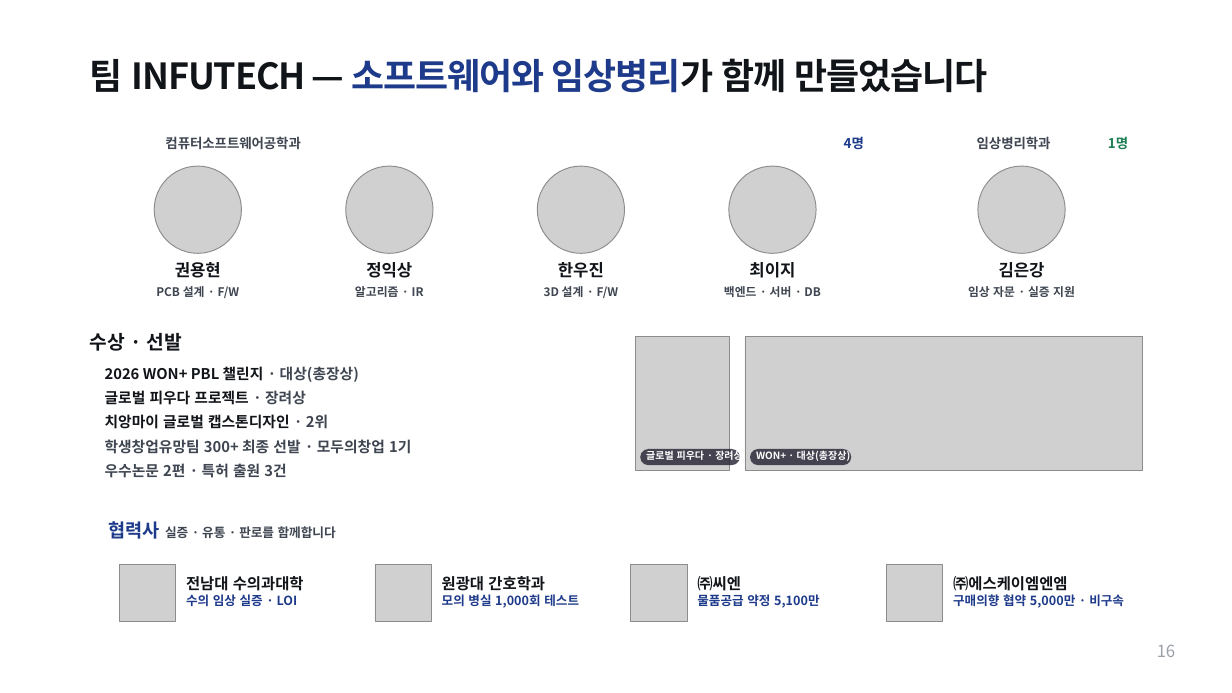
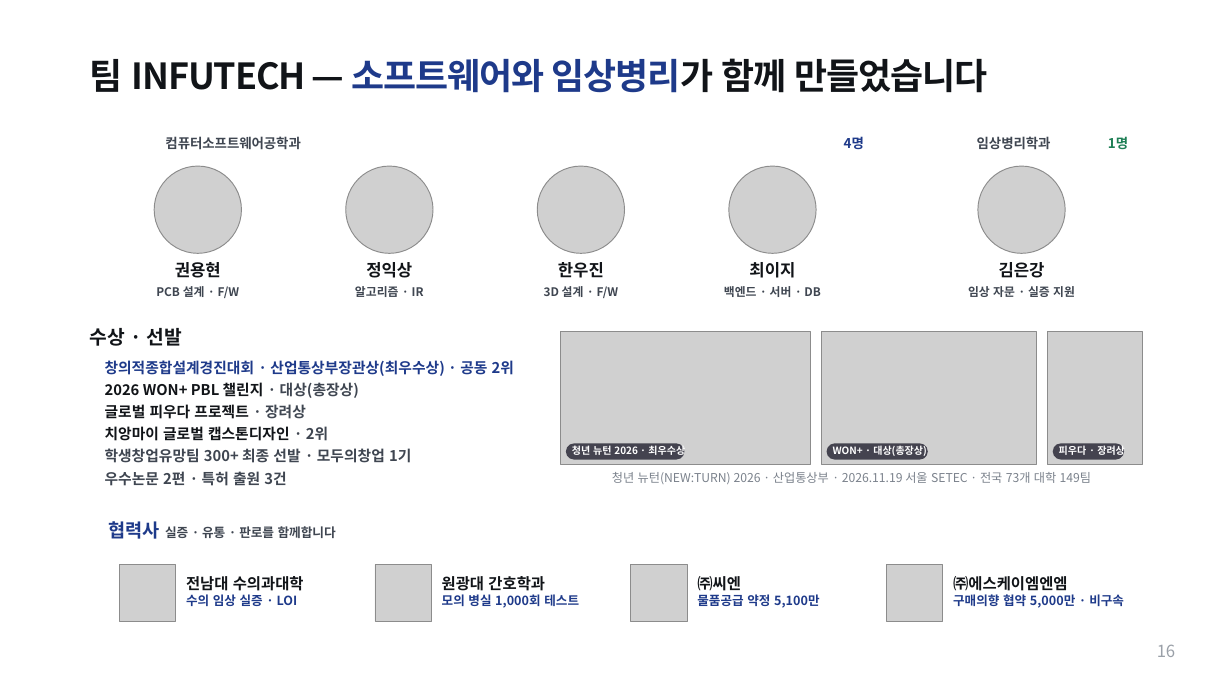
Before and after one commit to yhkwon2004/pet_test, a slide deck: slide 16 of capstone/export/INFUTECH_2026캡스톤디자인_편집형.pptx. Drawn at 1232x693 pixels with LibreOffice and Linux fonts; fonts in the diff are those of the drawing; grey boxes stand for pictures; background and template pictures are left out. Boxes give left, top, right and bottom in pixels: in the first picture for what was removed or moved away, otherwise in the second. Text is boxed around its words. In the diff, an @@ line names an element or a change of style, - is before the commit and + after.

```diff
--- a/capstone/export/INFUTECH_2026캡스톤디자인_편집형.pptx
+++ b/capstone/export/INFUTECH_2026캡스톤디자인_편집형.pptx
@@ text "수상 · 선발": place and size @@
-text "수상 · 선발" at (90,333,181,351)
+text "수상 · 선발" at (90,328,181,346)
@@ picture added at (561,331,811,464) @@
@@ picture: place and size @@
-picture at (745,336,1142,470)
+picture at (822,331,1036,464)
@@ picture: place and size @@
-picture at (635,336,729,470)
+picture at (1048,331,1142,464)
@@ text "2026 WON+ PBL 챌린지 · ...": place and size @@
-text "2026 WON+ PBL 챌린지 · ..." at (105,366,359,382)
+text "2026 WON+ PBL 챌린지 · ..." at (105,382,359,398)
@@ text added at (105,360,514,376), 11.5 pt, text #1E3A8A, bold @@
+창의적종합설계경진대회 · 산업통상부장관상(최우수상) · 공동 2위
@@ text "글로벌 피우다 프로젝트 · 장려상": place and size @@
-text "글로벌 피우다 프로젝트 · 장려상" at (105,390,306,405)
+text "글로벌 피우다 프로젝트 · 장려상" at (105,404,306,419)
@@ 3 texts: place and size @@
-3 texts at (105,414,411,480)
+3 texts at (105,426,411,488)
@@ rounded rectangle: place and size @@
-rounded rectangle at (640,449,740,466)
+rounded rectangle at (566,444,684,460)
@@ text added at (572,444,685,457), 7.8 pt, text #FFFFFF, bold @@
+청년 뉴턴 2026 · 최우수상
@@ rounded rectangle: place and size @@
-rounded rectangle at (750,449,852,466)
+rounded rectangle at (827,444,929,460)
@@ text "WON+ · 대상(총장상)": place and size @@
-text "WON+ · 대상(총장상)" at (756,449,851,462)
+text "WON+ · 대상(총장상)" at (833,444,927,457)
@@ rounded rectangle added at (1053,444,1124,460), fill #1D1C2B at 78% opacity @@
@@ text at (1059,444,1125,457): text changed @@
-글로벌 피우다 · 장려상
+피우다 · 장려상
@@ text added at (612,472,1091,484), 9.5 pt, text #7B828C @@
+청년 뉴턴(NEW:TURN) 2026 · 산업통상부 · 2026.11.19 서울 SETEC · 전국 73개 대학 149팀
```
Also in this commit, not shown: 11 other slides changed, 16 other files.
